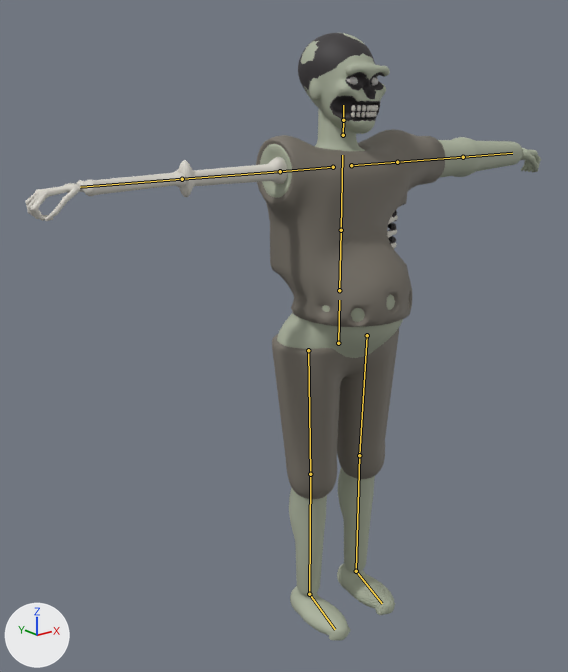
The FBX model Assets/Resources/Bodies/Zombie.fbx as it was, and as the next commit left it.
Both versions are drawn from a camera (50 mm lens) standing at (-0.857, -0.924, 0.915) and looking at (-0.097, 0.025, 0.535). The axes (+X, +Y, +Z) are drawn at lower left. The lights are the same throughout. The first picture is the older version. The bones that change, and the others that lie on the model, are drawn over the model as lines.

The first picture shows 'ZombieMesh'.
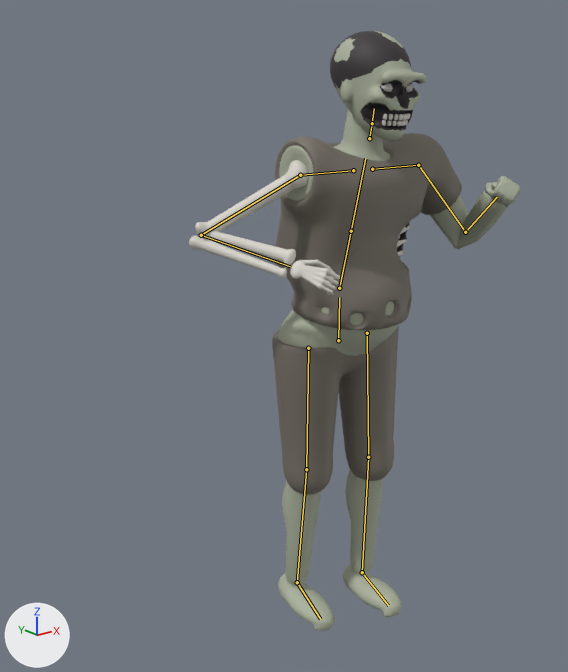
The newer file adds an action. The first version stands in its rest pose; the second is drawn at frame 6 of the action 'Zombie|Challenge'.

Where the change shows, as pixel boxes (x1, y1, x2, y2) in the pictures (568 x 672 px):
'ZombieMesh', posed (36% narrower): before (25, 33, 541, 640); after (189, 31, 520, 631)
bone 'Hips', root to tip: before (338, 343) to (339, 300); after (338, 340) to (339, 297)
bone 'Spine', root to tip: before (339, 290) to (341, 230); after (339, 288) to (351, 231)
bone 'Neck', root to tip: before (343, 135) to (343, 120); after (369, 138) to (372, 123)
bone 'Head', root to tip: before (343, 120) to (343, 105); after (372, 123) to (374, 108)
bone 'LeftUpperArm', root to tip: before (397, 162) to (463, 157); after (418, 165) to (465, 232)
bone 'LeftLowerArm', root to tip: before (463, 157) to (512, 153); after (465, 232) to (497, 197)
bone 'RightUpperArm', root to tip: before (280, 171) to (182, 179); after (300, 175) to (201, 235)
bone 'RightLowerArm', root to tip: before (182, 179) to (80, 187); after (201, 235) to (290, 266)
bone 'LeftUpperLeg', root to tip: before (367, 335) to (359, 455); after (367, 333) to (368, 457)
bone 'LeftLowerLeg', root to tip: before (359, 455) to (356, 571); after (368, 457) to (362, 572)
bone 'RightUpperLeg', root to tip: before (308, 350) to (310, 474); after (308, 348) to (306, 469)
bone 'RightLowerLeg', root to tip: before (310, 474) to (309, 594); after (306, 469) to (297, 582)

The edits, one by one:
Bone 'Hips' (bone_hips) moves from (0.0, 0.0, 0.0) to (0.0, 0.004, 0.0).
Bone 'Spine' (bone_spine) turns from (0, 0, 0) to (14, 0, 0) degrees about its own x, y and z.
Bone 'Neck' (bone_neck) turns from (0, 0, 0) to (-2, 0, 0) degrees about its own x, y and z.
Bone 'Head' (bone_head) turns from (0, 0, 0) to (-4, 0, 0) degrees about its own x, y and z.
Bone 'LeftUpperArm' (bone_leftupperarm) turns from (0, 0, 0) to (-46, -19, 0) degrees about its own x, y and z.
Bone 'LeftLowerArm' (bone_leftlowerarm) turns from (0, 0, 0) to (0, 0, -129) degrees about its own x, y and z.
Bone 'RightUpperArm' (bone_rightupperarm) turns from (0, 0, 0) to (-46, -32, 0) degrees about its own x, y and z.
Bone 'RightLowerArm' (bone_rightlowerarm) turns from (0, 0, 0) to (0, 0, 129) degrees about its own x, y and z.
Bone 'LeftUpperLeg' (bone_leftupperleg) turns from (0, 0, 0) to (-6, 0, 0) degrees about its own x, y and z.
Bone 'LeftLowerLeg' (bone_leftlowerleg) turns from (0, 0, 0) to (7, 0, 0) degrees about its own x, y and z.
Bone 'RightUpperLeg' (bone_rightupperleg) turns from (0, 0, 0) to (3, 0, 0) degrees about its own x, y and z.
Bone 'RightLowerLeg' (bone_rightlowerleg) turns from (0, 0, 0) to (2, 0, 0) degrees about its own x, y and z.
